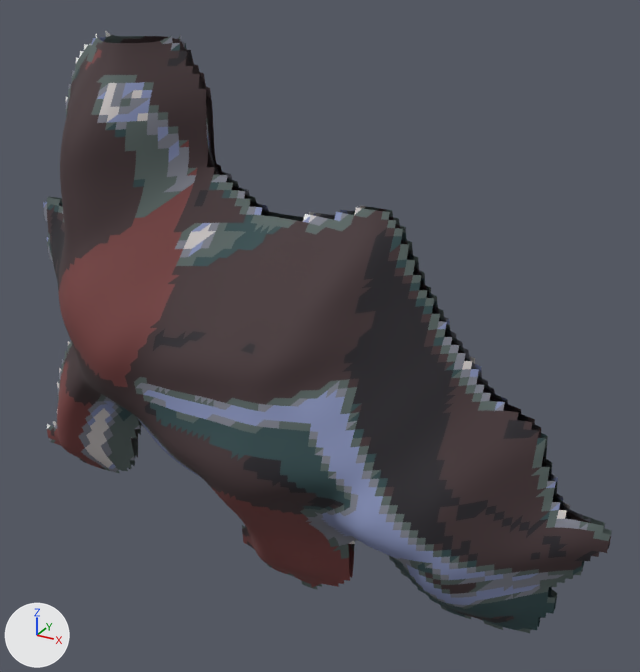
A saved change to the glTF model phaser-game/public/assets/models3d/booktoise.glb.
The view is the same before and after, from a 50 mm lens placed at (628.0, -1017.0, 956.0), pointed at (51.0, 32.0, 431.0). Lighting does not change. The marker at lower left points along +X, +Y and +Z. The older version comes first. Vertices at exactly the same position are counted once.

The first picture shows 'booktoise'.
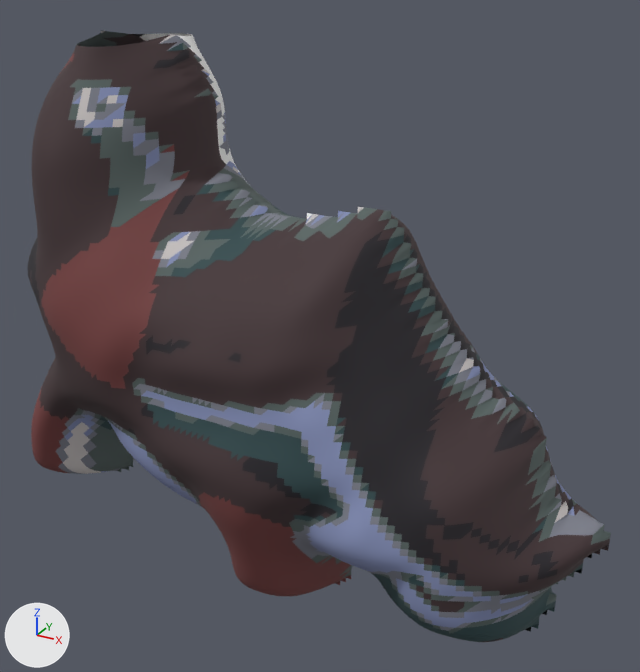
Changed parts and their boxes [x1, y1, x2, y2] in the pictures (640 x 672 px):
```json
{"object": "booktoise", "change": "reshaped", "before": [43, 31, 612, 633], "after": [28, 31, 611, 642]}
{"part": 1, "of": "me_booktoise", "change": "rebuilt", "before": [43, 34, 610, 633], "after": [28, 31, 611, 642]}
{"part": 2, "of": "me_booktoise", "change": "deleted", "before": [45, 31, 612, 630], "on screen": "mostly hidden"}
```

The change, as JSON lines over the scene's bpy script:
```json
{"block": "me_booktoise", "where": "# used by ob_booktoise; location = (0.0, 0.0, 0.0)"}
{"op": "remove", "block": "me_booktoise", "code": "me_booktoise.from_pydata(...)  # 10814 vertices, 20708 faces; spans x -499.0..499.0, y -210.0..210.0, z 0.0..846.0"}
{"op": "add", "block": "me_booktoise", "code": "me_booktoise.from_pydata(...)  # 10362 vertices, 20636 faces; spans x -499.0..499.0, y -216.0..216.0, z 0.0..846.0"}
{"block": "me_booktoise", "change": "me_booktoise part 1: the loose piece of 5407 vertices spanning x -499.0..499.0, y -210.0..-2.0, z 0.0..846.0 is rebuilt with 10362 vertices and now spans x -499.0..499.0, y -216.0..216.0, z 0.0..846.0"}
{"block": "me_booktoise", "change": "me_booktoise part 2: the loose piece of 5407 vertices spanning x -499.0..499.0, y 2.0..210.0, z 0.0..846.0 is deleted"}
```
